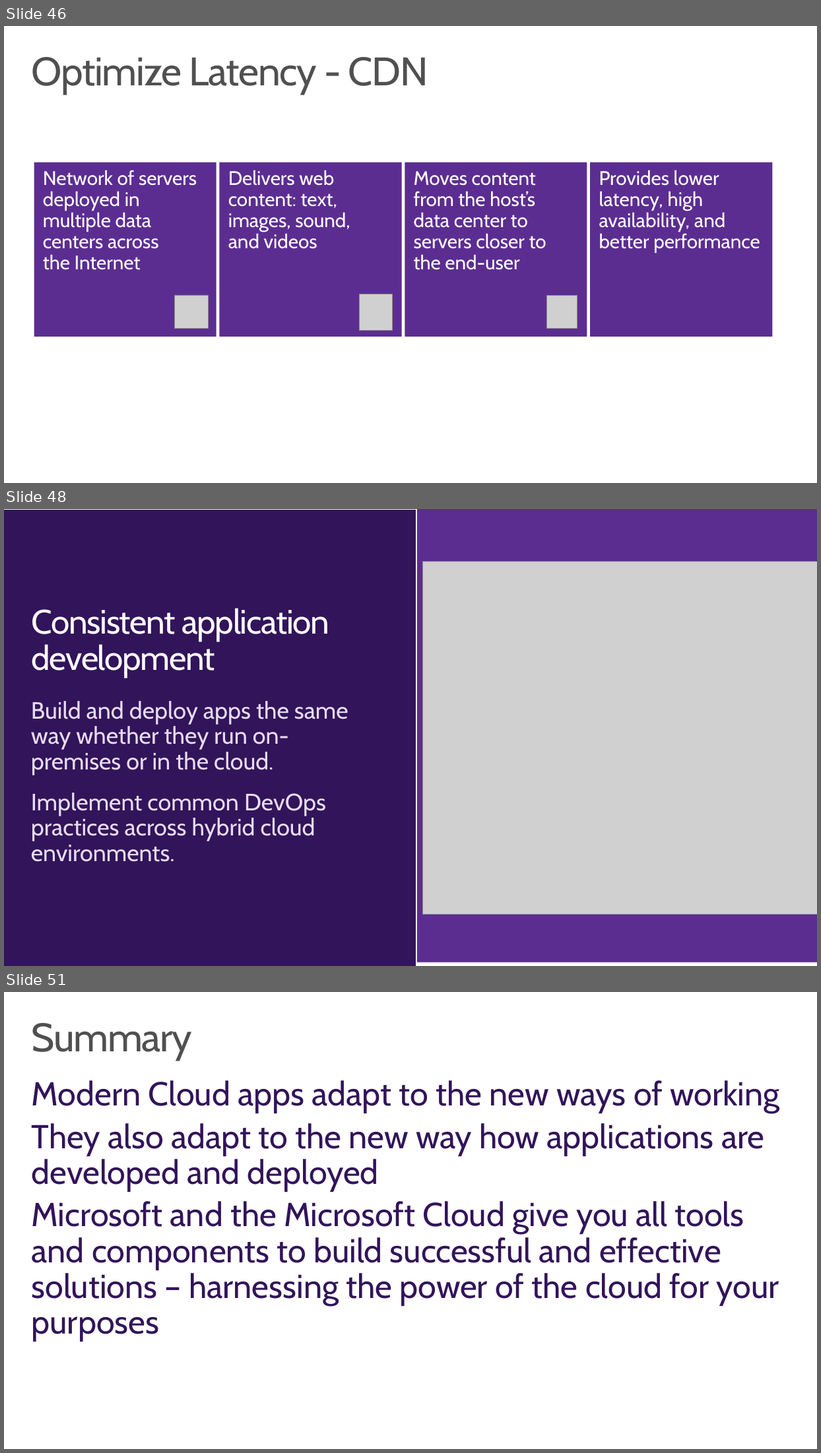
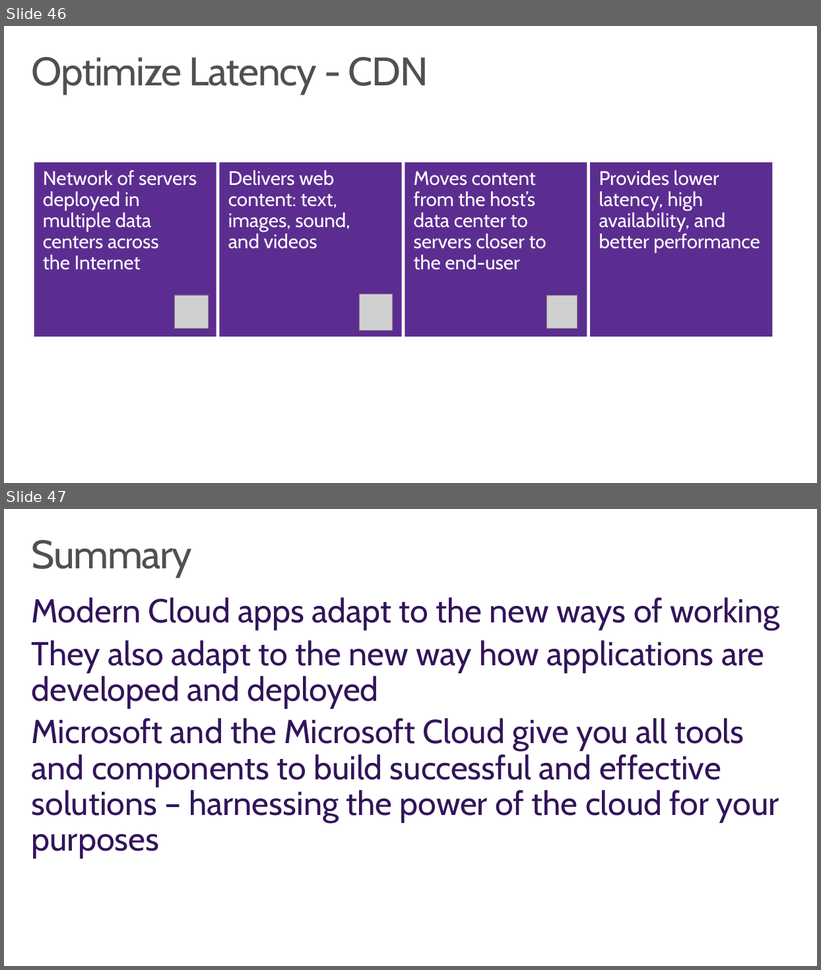
Before and after one commit to wely/DevCamp, a slide deck: Presentation/Module02-ModernCloudApps.pptx. Shown one above the other, each under a label of ours: slides 46, 48 and 51 before the commit, slides 46 and 47 after it; the slides between them are not shown. The pictures are 821x1453 and 821x970 pixels, drawn with LibreOffice and Linux fonts; fonts in the diff are those of the drawing; grey boxes stand for pictures; background and template pictures are left out. Boxes give left, top, right and bottom in pixels: in the first picture for what was removed or moved away, otherwise in the second. Text is boxed around its words. In the diff, an @@ line names an element or a change of style, - is before the commit and + after.

```diff
--- a/Presentation/Module02-ModernCloudApps.pptx
+++ b/Presentation/Module02-ModernCloudApps.pptx
@@ slide 48 removed at box(4, 509, 817, 966), background #FFFFFF @@
@@ rectangle removed at box(4, 510, 416, 966) @@
@@ rectangle removed at box(417, 509, 817, 963) @@
@@ picture removed at box(422, 562, 817, 914) @@
@@ title removed at box(32, 608, 330, 677) @@
-Consistent application development
@@ text removed at box(31, 701, 349, 862) @@
-Build and deploy apps the same way whether they run on-premises or in the cloud.
-Implement common DevOps practices across hybrid cloud environments.
@@ what was slide 51 is now slide 47 @@
```
Also in this commit, not shown: 6 slides changed, 3 other slides removed.
